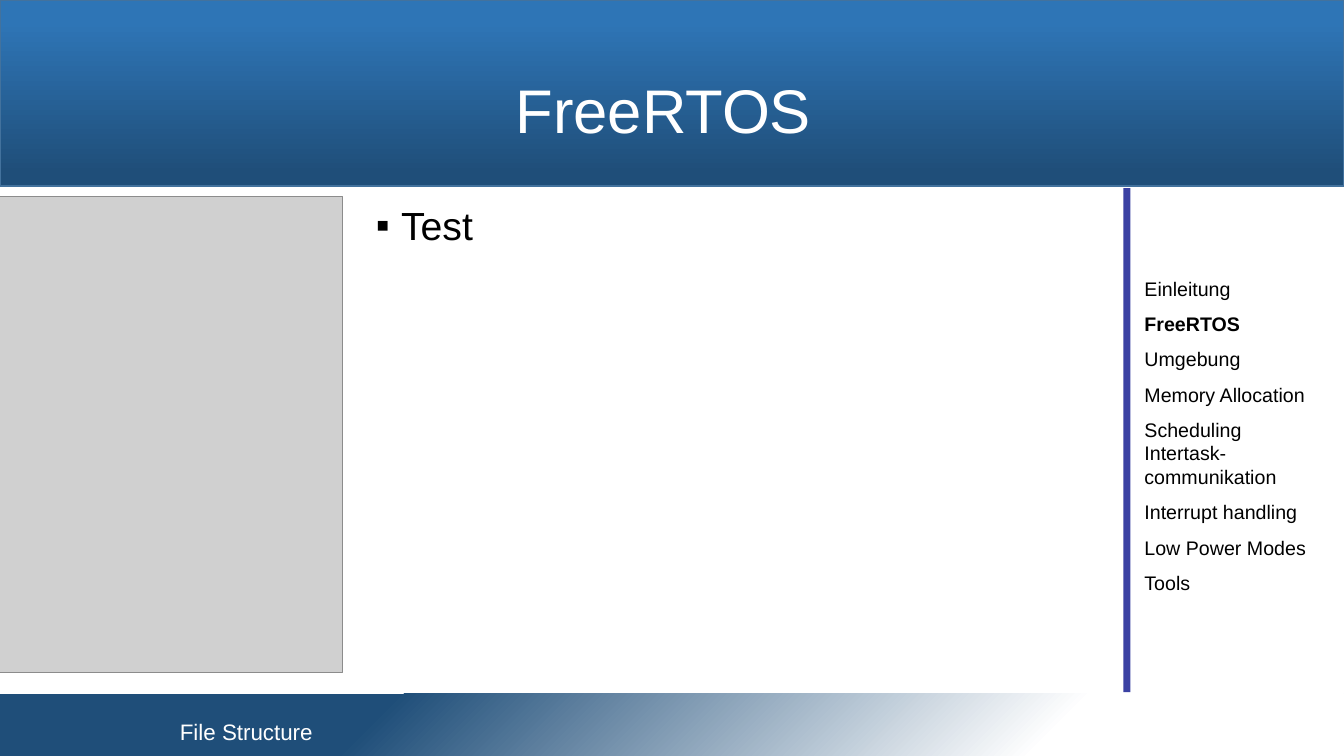
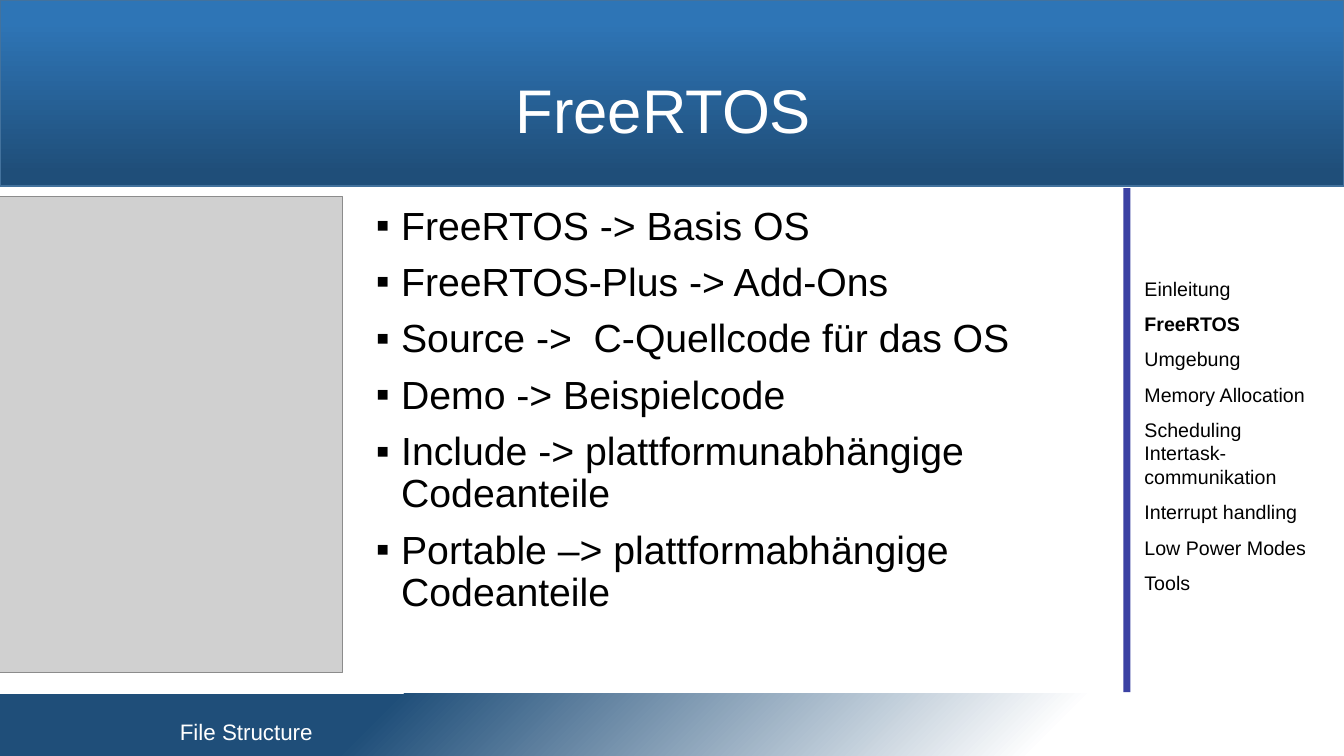
Before and after one commit to snobz/Seminar_BS_2017, a slide deck: slide 7 of Päsi/Seminar Betriebssysteme_cb.pptx. Drawn at 1344x756 pixels with LibreOffice and Linux fonts; fonts in the diff are those of the drawing; grey boxes stand for pictures; background and template pictures are left out. Boxes give left, top, right and bottom in pixels: in the first picture for what was removed or moved away, otherwise in the second. Text is boxed around its words. In the diff, an @@ line names an element or a change of style, - is before the commit and + after.

```diff
--- a/Päsi/Seminar Betriebssysteme_cb.pptx
+++ b/Päsi/Seminar Betriebssysteme_cb.pptx
@@ text at bbox=[401, 211, 1010, 607]: text changed @@
-▪ Test
+▪ FreeRTOS -> Basis OS
+▪ FreeRTOS-Plus -> Add-Ons
+▪ Source -> C-Quellcode für das OS
+▪ Demo -> Beispielcode
+▪ Include -> plattformunabhängige Codeanteile
+▪ Portable –> plattformabhängige Codeanteile
```
Also in this commit, not shown: 2 other slides changed, 2 slides added, 1 slide removed, 3 other files.
